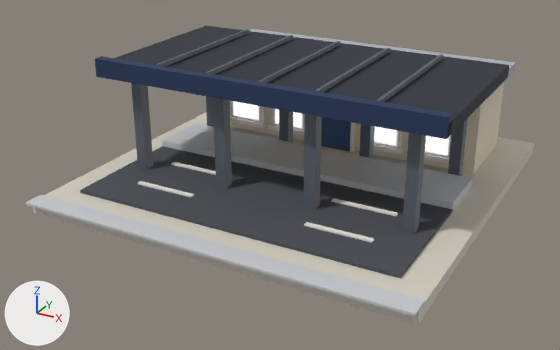
The glTF model public/models/v2/31_lod1.glb: old version first, new version second.
The view is the same before and after, from a 50 mm lens placed at (0.836, -1.654, 0.827), pointed at (-0.026, -0.086, 0.043). The axes (+X, +Y, +Z) are drawn at lower left. The lights are the same throughout. The picture after the commit comes second.

Names of what the first picture shows: 'b31_v2_lod1'.
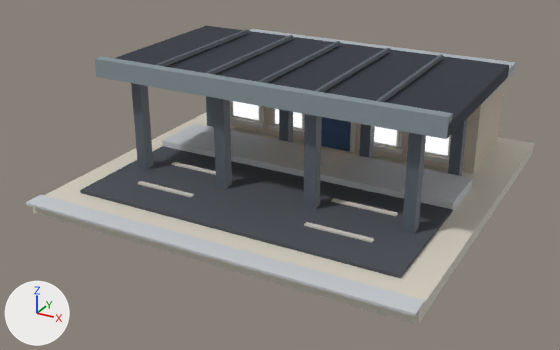
The change, as a list of edits to the scene's bpy script:
```text
Change mat_white:
    where n2 = _N.new('ShaderNodeMix'); n2.name = 'Mix'
    n2.inputs[7].default_value: (0.88, 0.855, 0.791, 1.0) -> (0.617, 0.597, 0.552, 1.0)  # 'B', white #f1eee6 -> 'B', light grey #cecbc4
Change mat_wall_cream:
    where n2 = _N.new('ShaderNodeMix'); n2.name = 'Mix'
    n2.inputs[7].default_value: (0.823, 0.738, 0.578, 1.0) -> (0.604, 0.521, 0.423, 1.0)  # 'B', pale yellow #eadfc8 -> 'B', light grey #ccbfae
Change mat_wall_navy:
    where n2 = _N.new('ShaderNodeMix'); n2.name = 'Mix'
    n2.inputs[7].default_value: (0.0137, 0.0356, 0.0976, 1.0) -> (0.238, 0.292, 0.319, 1.0)  # 'B', dark blue #1f3558 -> 'B', grey #869399
```

Where the change shows, as pixel boxes (x1, y1, x2, y2) in the pictures (560 x 350 px):
'b31_v2_lod1', surface changed
    both: (95, 56, 504, 245)
